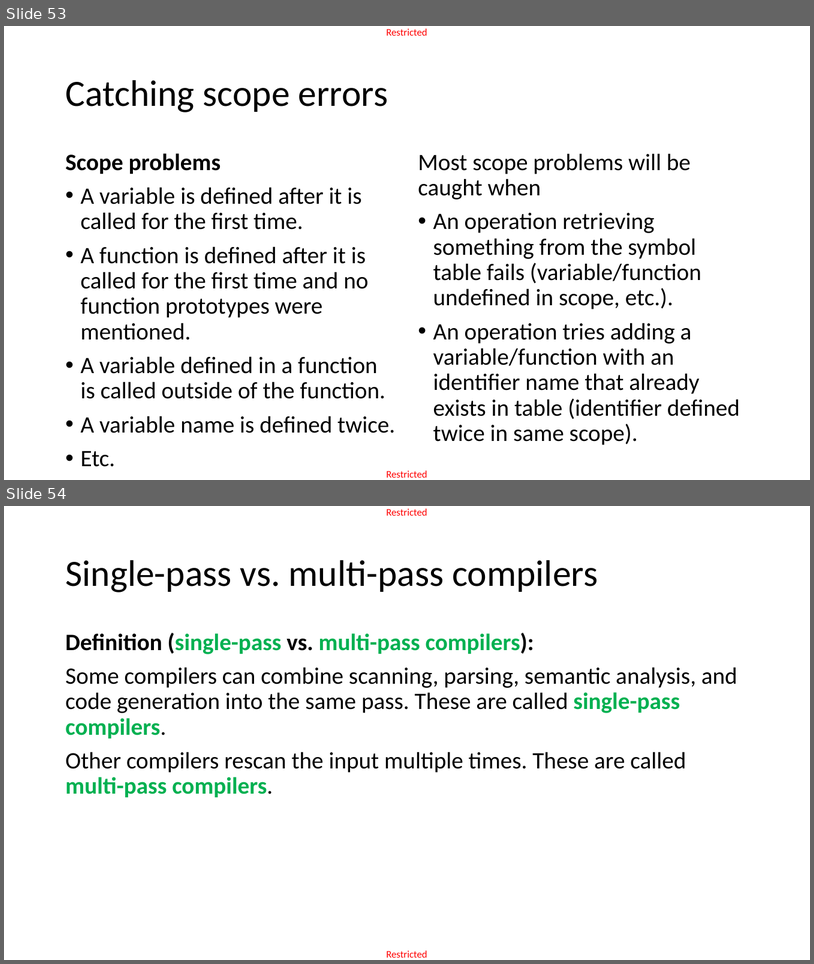
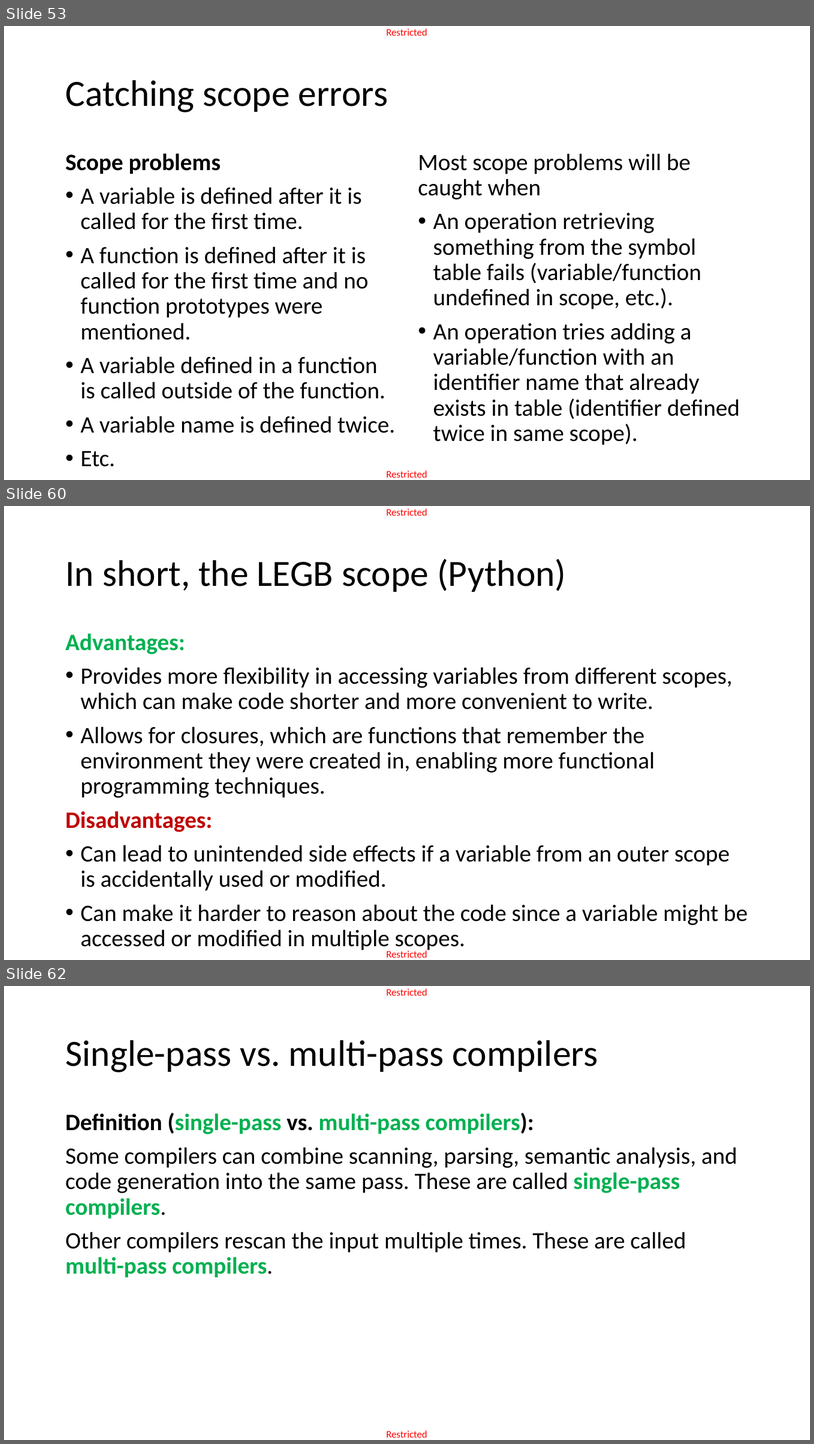
Before and after one commit to matthieudemari/SUTD_PLC_50_051, a slide deck: W12/W12S1/W12S1.pptx. Shown one above the other, each under a label of ours: slides 53 and 54 before the commit, slides 53, 60 and 62 after it; the slides between them are not shown. The pictures are 814x964 and 814x1444 pixels, drawn with LibreOffice and Linux fonts; fonts in the diff are those of the drawing. Boxes give left, top, right and bottom in pixels: in the first picture for what was removed or moved away, otherwise in the second. Text is boxed around its words. In the diff, an @@ line names an element or a change of style, - is before the commit and + after.

```diff
--- a/W12/W12S1/W12S1.pptx
+++ b/W12/W12S1/W12S1.pptx
@@ slide 60 added at box(4, 506, 810, 960), background #FFFFFF; not listed: 2 template elements that a slide beside it also shows @@
@@ title added at box(65, 559, 566, 592), 44 pt, text #000000 @@
+In short, the LEGB scope (Python)
@@ text added at box(65, 633, 748, 952), 28 pt, text #000000 @@
+Advantages:
+• Provides more flexibility in accessing variables from different scopes, which can make code shorter and more convenient to write.
+• Allows for closures, which are functions that remember the environment they were created in, enabling more functional programming techniques.
+Disadvantages:
+• Can lead to unintended side effects if a variable from an outer scope is accidentally used or modified.
+• Can make it harder to reason about the code since a variable might be accessed or modified in multiple scopes.
@@ what was slide 54 is now slide 62 @@
```
Also in this commit, not shown: 6 slides changed, 7 other slides added, 1 other file.
